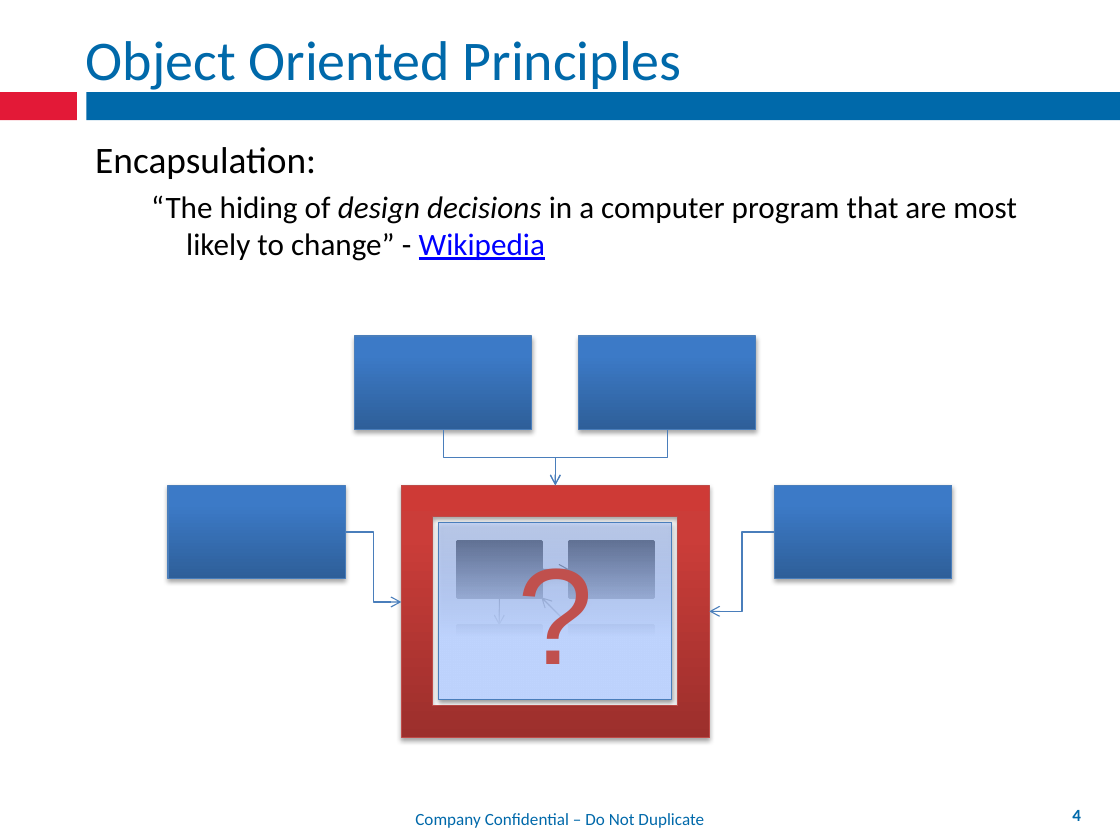
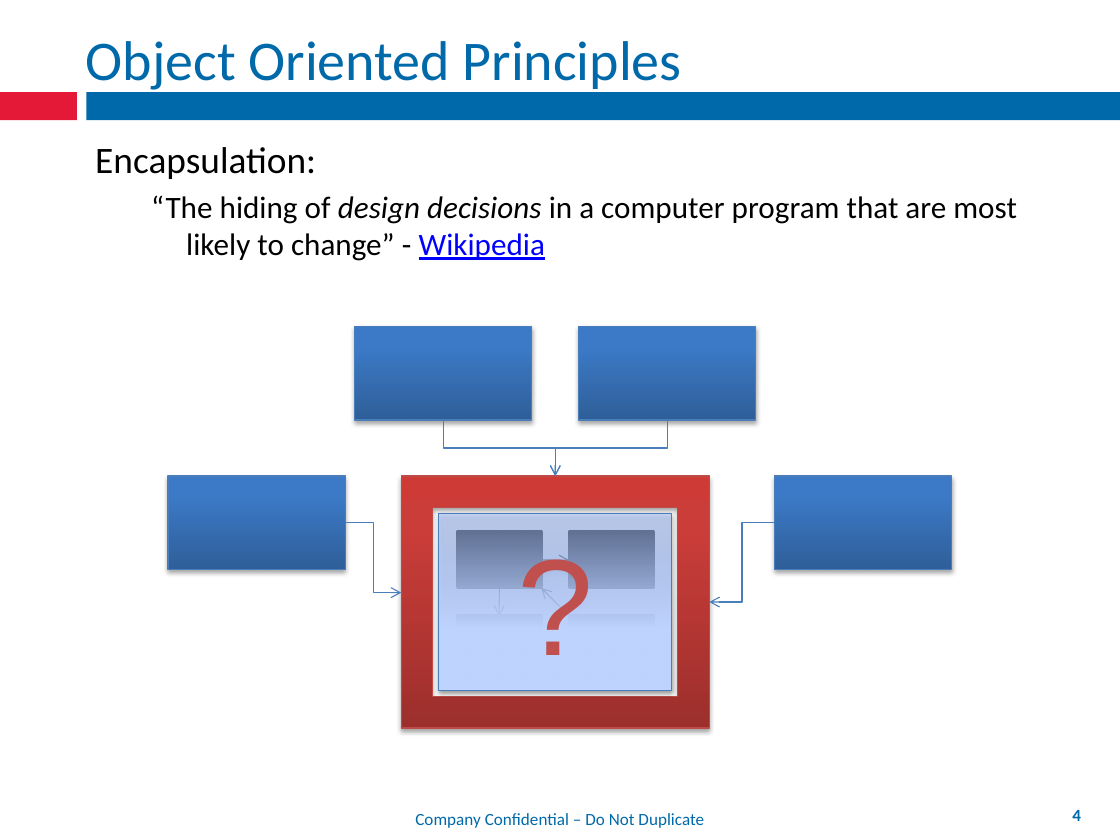
Before and after one commit to mxriverlynn/presentations-and-training, a slide deck: slide 4 of Decoupling Workflow With App Controler/Decoupling Workflow From Forms.pptx. Drawn at 1120x840 pixels with LibreOffice and Linux fonts; fonts in the diff are those of the drawing; background and template pictures are left out. Boxes give left, top, right and bottom in pixels: in the first picture for what was removed or moved away, otherwise in the second. Text is boxed around its words. In the diff, an @@ line names an element or a change of style, - is before the commit and + after.

```diff
--- a/Decoupling Workflow With App Controler/Decoupling Workflow From Forms.pptx
+++ b/Decoupling Workflow With App Controler/Decoupling Workflow From Forms.pptx
@@ 8 rectangles, 4 arrows, 4 elbow arrows, 1 frame: place and size @@
-8 rectangles, 4 arrows, 4 elbow arrows, 1 frame at [168, 336, 952, 737]
+8 rectangles, 4 arrows, 4 elbow arrows, 1 frame at [168, 327, 952, 728]
```
Also in this commit, not shown: 5 other slides changed, 3 slides added, 2 slides removed.
